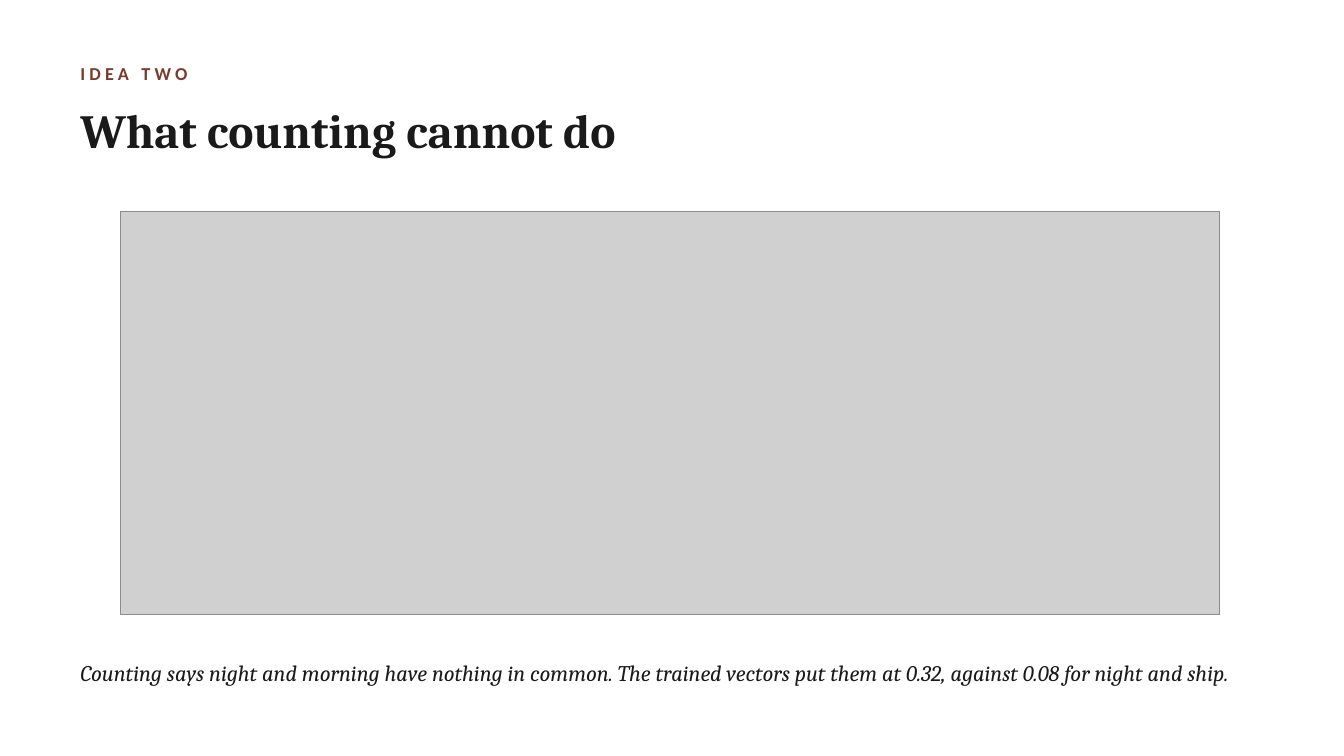
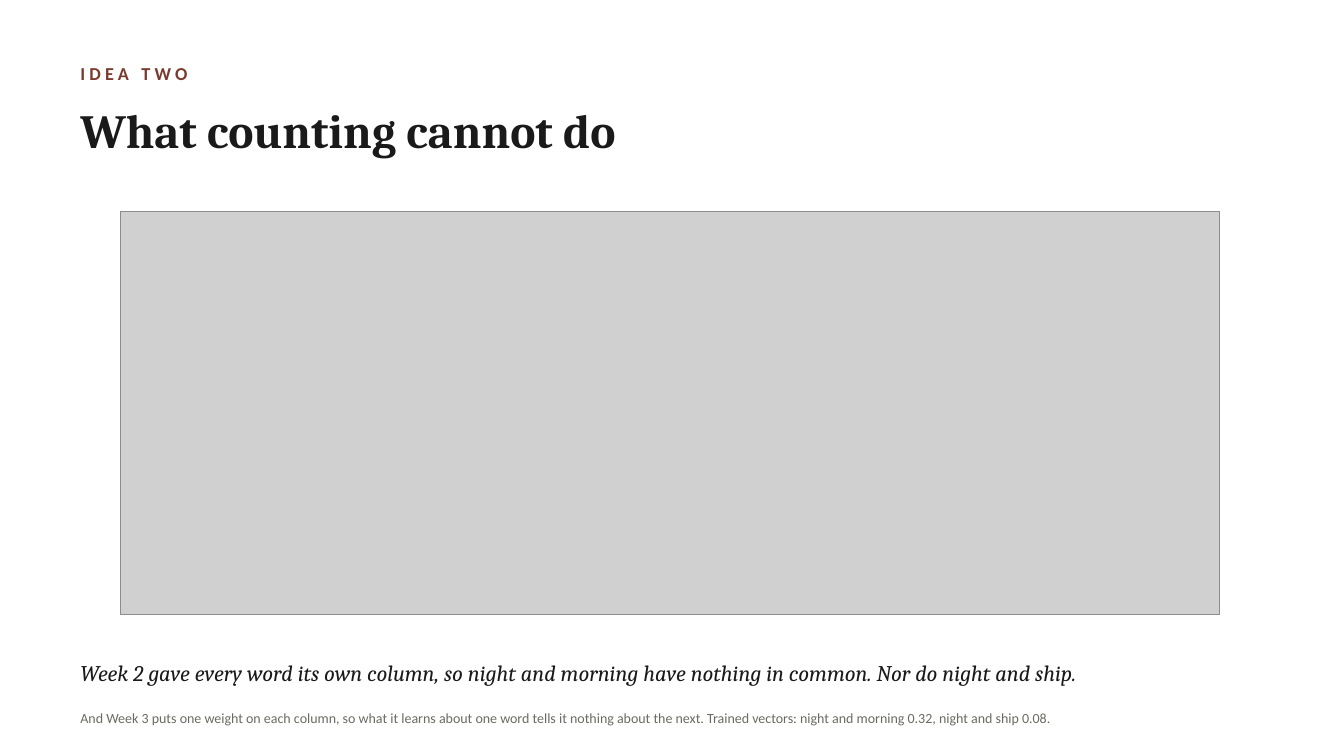
Before and after one commit to lucianli123/culture-as-data-2026, a slide deck: slide 12 of slides/week-04-lecture-draft.pptx. Drawn at 1344x756 pixels with LibreOffice and Linux fonts; fonts in the diff are those of the drawing; grey boxes stand for pictures. Boxes give left, top, right and bottom in pixels: in the first picture for what was removed or moved away, otherwise in the second. Text is boxed around its words. In the diff, an @@ line names an element or a change of style, - is before the commit and + after.

```diff
--- a/slides/week-04-lecture-draft.pptx
+++ b/slides/week-04-lecture-draft.pptx
@@ text at (80,665,1076,686): text changed @@
-Counting says night and morning have nothing in common. The trained vectors put them at 0.32, against 0.08 for night and ship.
+Week 2 gave every word its own column, so night and morning have nothing in common. Nor do night and ship.
@@ text added at (80,713,1050,726), 10 pt, text #6B6B63 @@
+And Week 3 puts one weight on each column, so what it learns about one word tells it nothing about the next. Trained vectors: night and morning 0.32, night and ship 0.08.
```
Also in this commit, not shown: 1 other slide changed, 7 other files.
